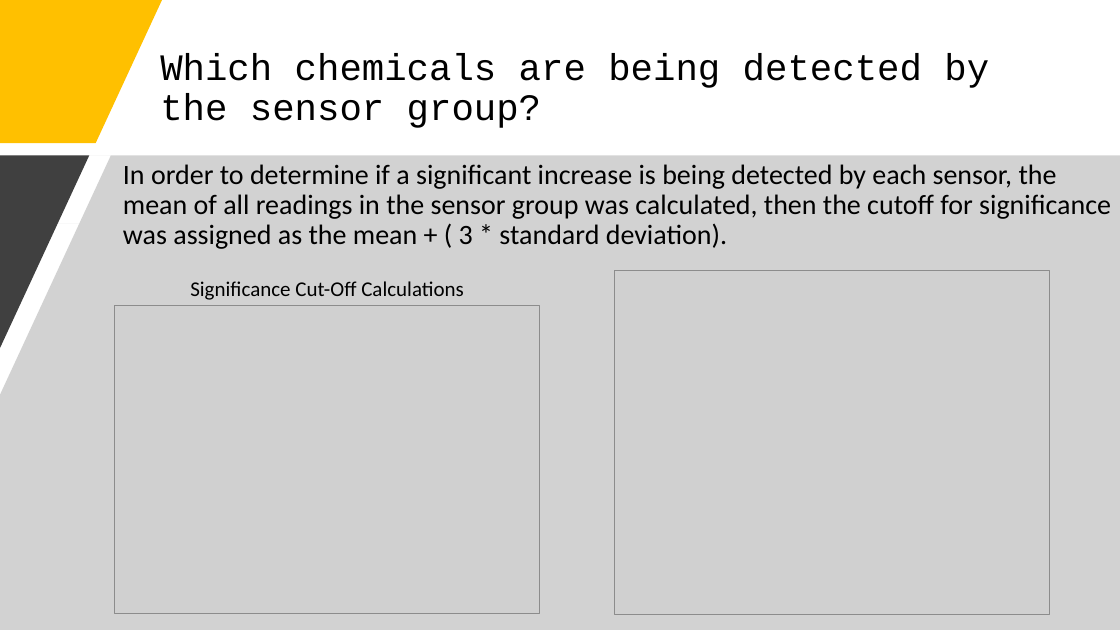
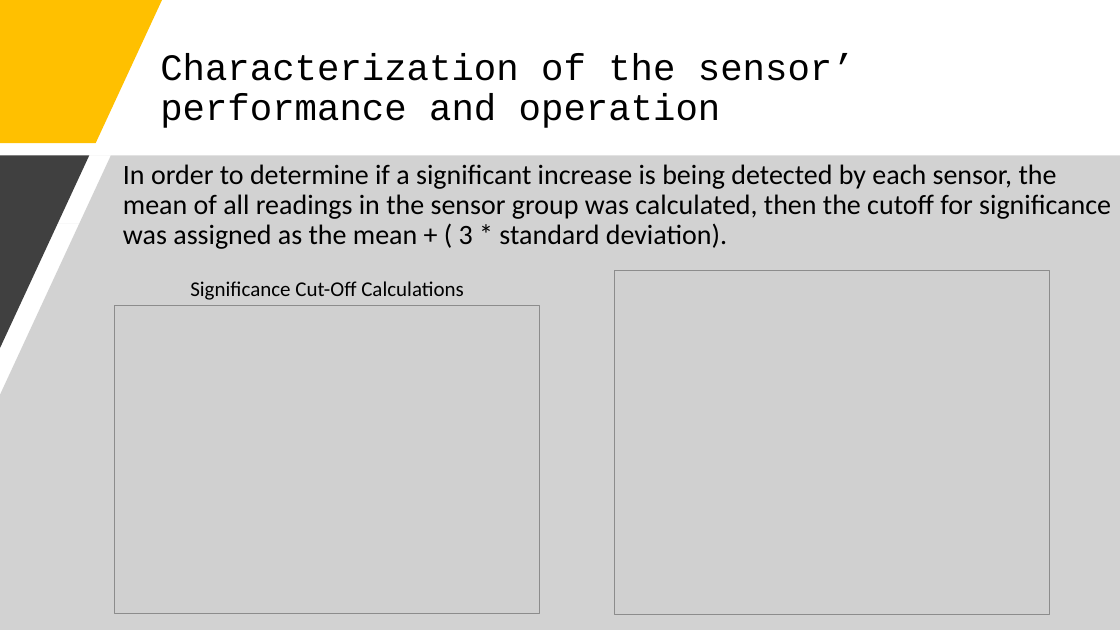
Before and after one commit to j-tice/capstone_final, a slide deck: slide 9 of Capstone Final Project Presentation.pptx (slide 7 before the commit). Drawn at 1120x630 pixels with LibreOffice and Linux fonts; fonts in the diff are those of the drawing; grey boxes stand for pictures. Boxes give left, top, right and bottom in pixels: in the first picture for what was removed or moved away, otherwise in the second. Text is boxed around its words. In the diff, an @@ line names an element or a change of style, - is before the commit and + after.

```diff
--- a/Capstone Final Project Presentation.pptx
+++ b/Capstone Final Project Presentation.pptx
@@ title at (160, 53, 855, 128): text changed @@
-Which chemicals are being detected by the sensor group?
+Characterization of the sensor’ performance and operation
```
Also in this commit, not shown: 3 other slides changed, 9 slides added, 1 slide removed.
